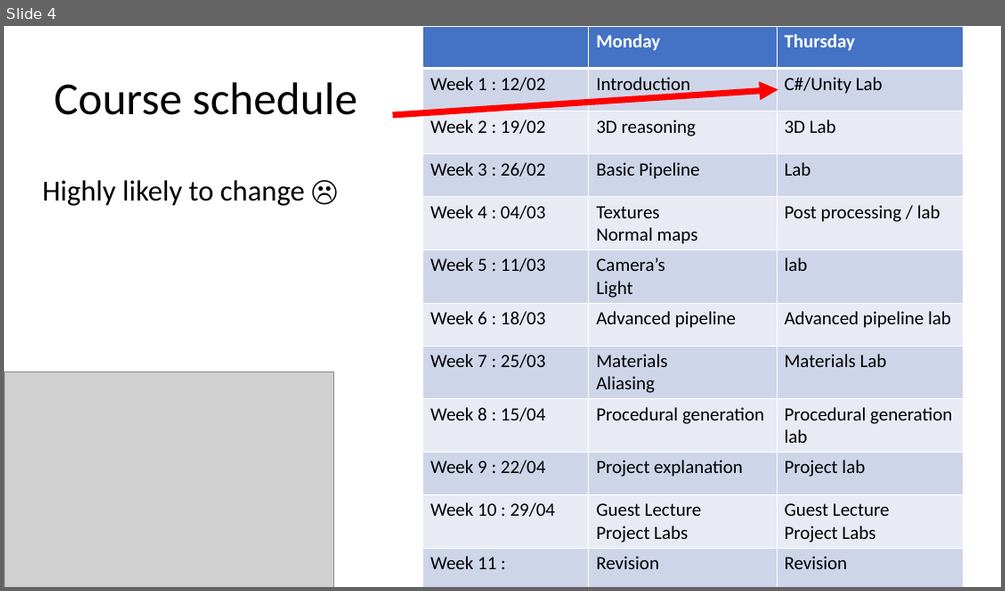
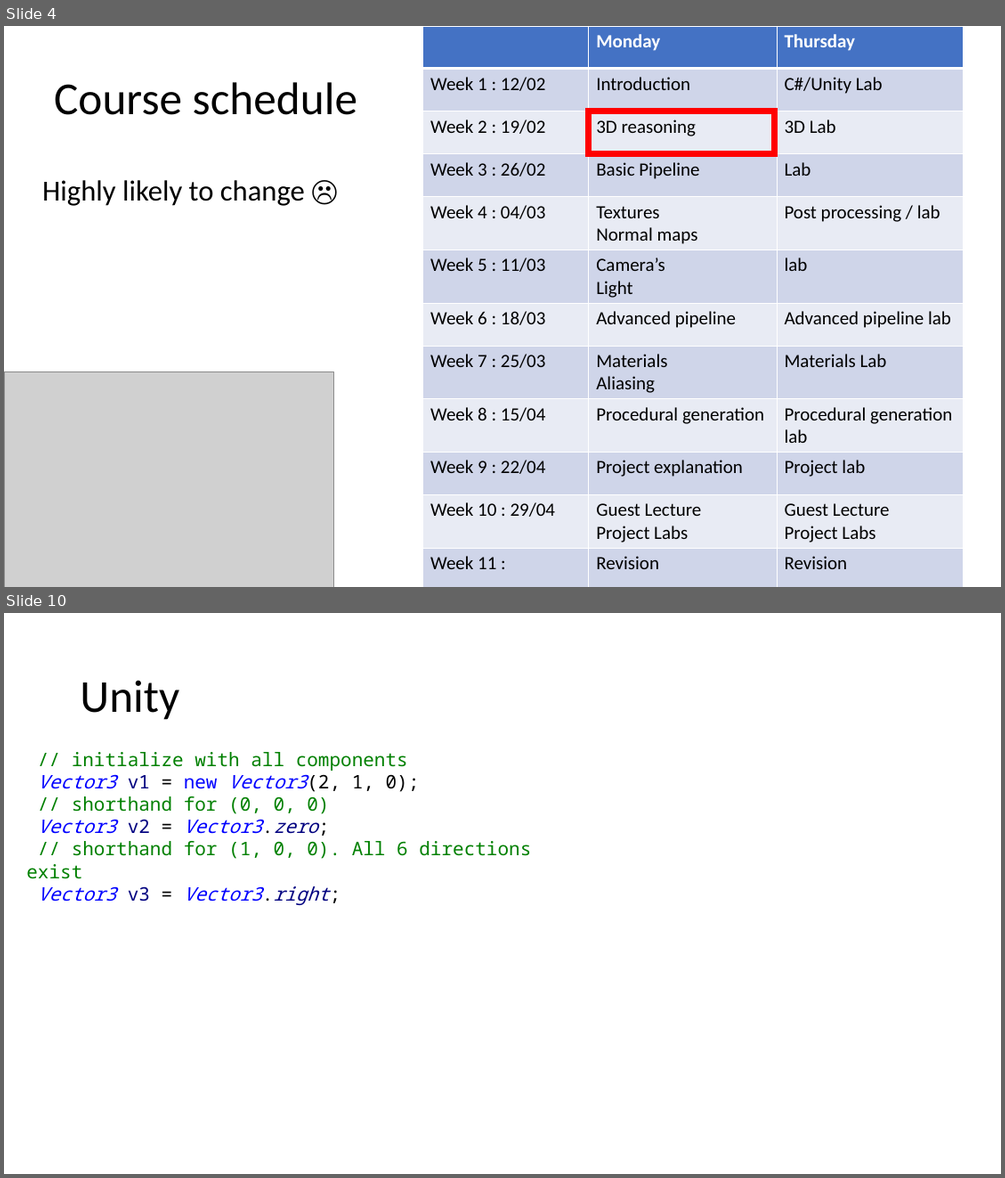
Before and after one commit to harveypekar/3dgraphics, a slide deck: course/3d_slides_w2a.pptx. Shown one above the other, each under a label of ours: slide 4 before the commit, slides 4 and 10 after it; the slides between them are not shown. The pictures are 1005x591 and 1005x1178 pixels, drawn with LibreOffice and Linux fonts; fonts in the diff are those of the drawing; grey boxes stand for pictures. Boxes give left, top, right and bottom in pixels: in the first picture for what was removed or moved away, otherwise in the second. Text is boxed around its words. In the diff, an @@ line names an element or a change of style, - is before the commit and + after.

```diff
--- a/course/3d_slides_w2a.pptx
+++ b/course/3d_slides_w2a.pptx
@@ slide 10 added at [4, 613, 1001, 1174], background #FFFFFF @@
@@ title added at [80, 680, 179, 720], 44 pt, text #000000 @@
+Unity
@@ text added at [26, 752, 531, 905], 18 pt, text #008000 @@
+// initialize with all components
+Vector3 v1 = new Vector3(2, 1, 0);
+// shorthand for (0, 0, 0)
+Vector3 v2 = Vector3.zero;
+// shorthand for (1, 0, 0). All 6 directions exist
+Vector3 v3 = Vector3.right;
@@ slide 4 changed as well @@
@@ arrow removed from (393, 115) to (778, 89) @@
@@ rectangle added at [589, 111, 775, 154], outline #FF0000 6 pt @@
```
Also in this commit, not shown: 1 other slide changed, 56 other slides added, 31 slides removed.
